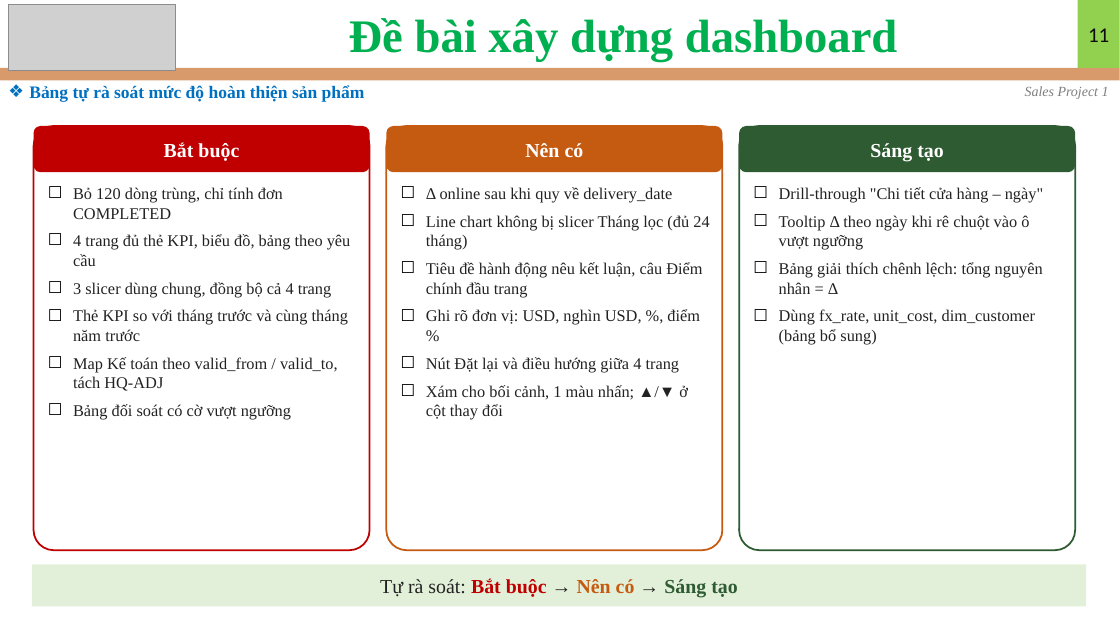
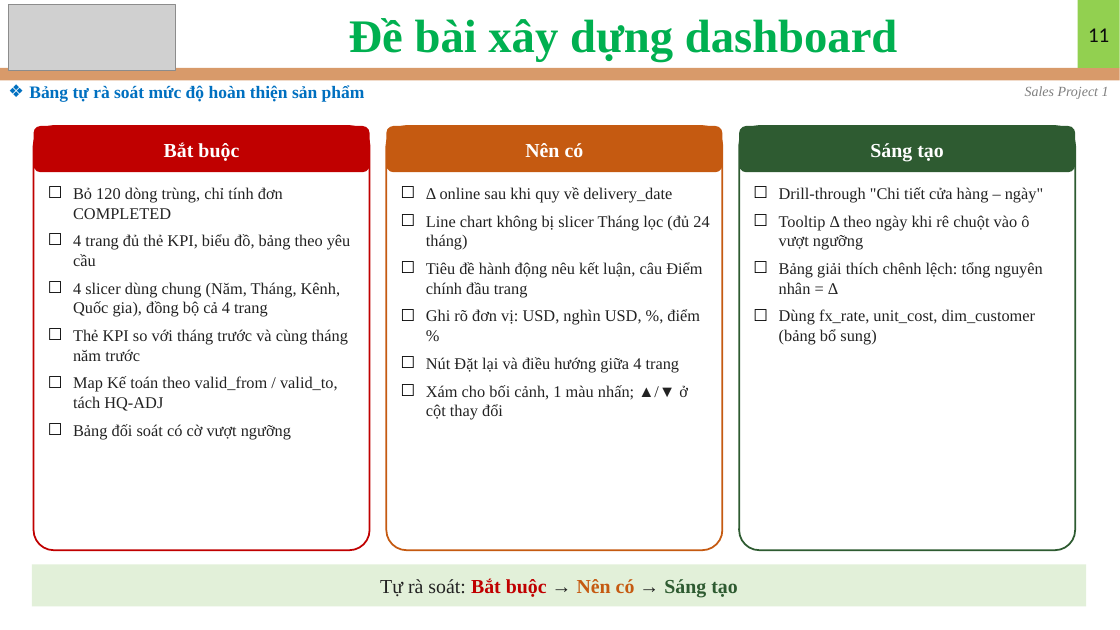
Before and after one commit to nguyennguyenphuc/eDA-Mentor, a slide deck: slide 11 of Sales/Sales Data/Project 1/hoc_vien/Slide_Project_1_hoc_vien.pptx. Drawn at 1120x630 pixels with LibreOffice and Linux fonts; fonts in the diff are those of the drawing; grey boxes stand for pictures. Boxes give left, top, right and bottom in pixels: in the first picture for what was removed or moved away, otherwise in the second. Text is boxed around its words. In the diff, an @@ line names an element or a change of style, - is before the commit and + after.

```diff
--- a/Sales/Sales Data/Project 1/hoc_vien/Slide_Project_1_hoc_vien.pptx
+++ b/Sales/Sales Data/Project 1/hoc_vien/Slide_Project_1_hoc_vien.pptx
@@ text at [73, 282, 341, 317]: text changed @@
-☐ 3 slicer dùng chung, đồng bộ cả 4 trang
+☐ 4 slicer dùng chung (Năm, Tháng, Kênh, Quốc gia), đồng bộ cả 4 trang
```
Also in this commit, not shown: 13 other slides changed, 1 slide added, 1 slide removed, 49 other files.
